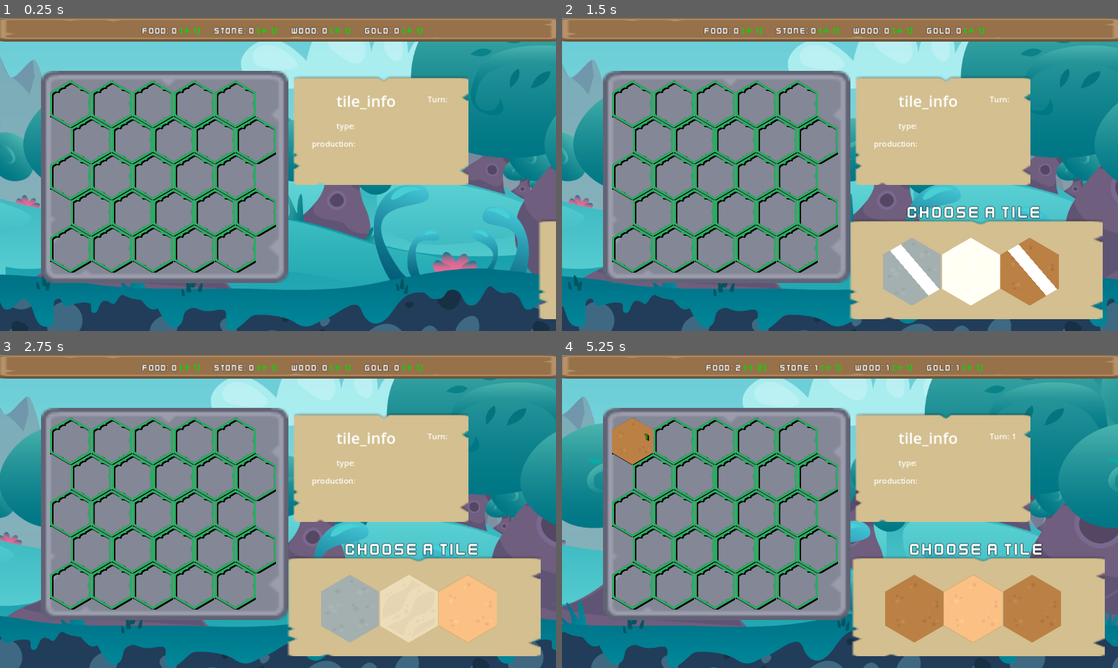
Above: before the commit, frames 1-4 (two rows, left to right).
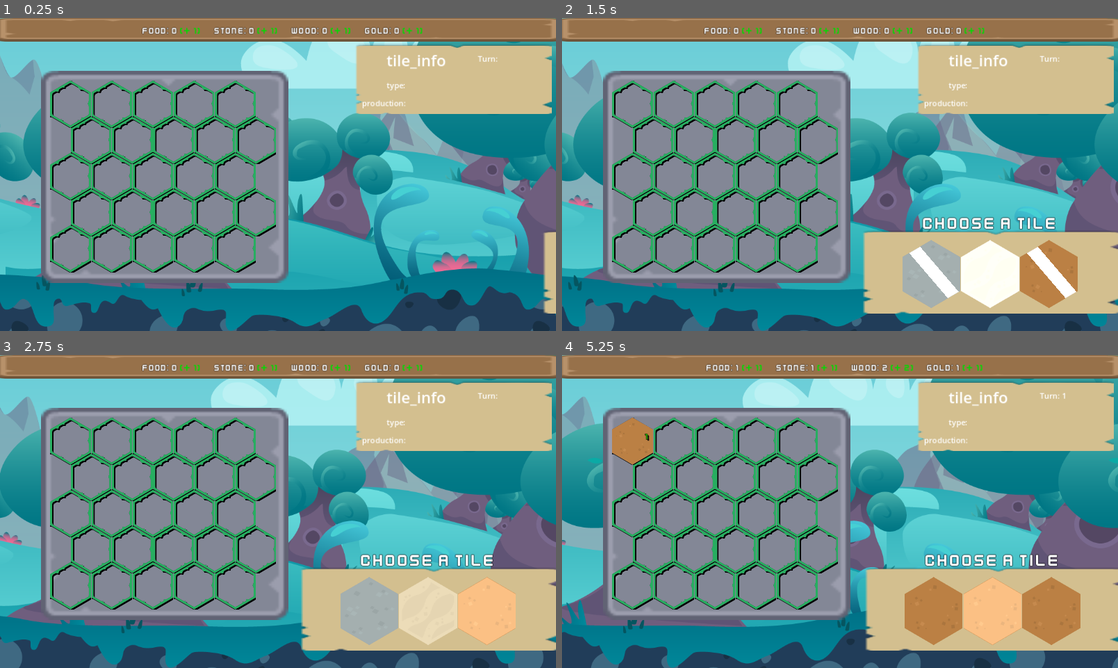
Above: after the commit, the same moments.

Repository: nicoviarnes/hex
Game: Godot game, scene res://main.tscn
Two runs of this game, one before a commit and one after it. Both use one fixed random seed, a clock stepped at 60 frames per second and the inputs below.
Inputs (mouse positions are in pixels of both pictures, inside the frame that each line leads up to):
- Up to frame 1 (0.25 s): no input
- Up to frame 2 (1.5 s): move the mouse to (1056, 271) at 0.52 s; click (1056, 271) at 0.67 s; move the mouse to (973, 271) at 1.27 s; click (973, 271) at 1.42 s
- Up to frame 3 (2.75 s): move the mouse to (467, 608) at 2.02 s; click (467, 608) at 2.17 s
- Up to frame 4 (5.25 s): move the mouse to (634, 439) at 2.77 s; click (634, 439) at 2.92 s; move the mouse to (673, 439) at 3.52 s; click (673, 439) at 3.67 s; click "End Turn" at 4.25 s; move the mouse to (967, 608) at 5.02 s; click (967, 608) at 5.17 s

The runs differ from the first frame. In frame 1, 15% of the frame differs, in the area x 52-100%, y 8-97%; in frame 2, 23%, in the area x 51-100%, y 8-97%; in frame 3, 22%; in frame 4, 23%.

Commit message:
add upgradeable hex abilities

Diff:
--- a/choice.gd
+++ b/choice.gd
@@ -1,4 +1,7 @@
 extends Sprite2D
+
+signal updateInfo(node)
+
 @onready var glow = $glow
 @onready var shine = $shine
 
--- a/hex.gd
+++ b/hex.gd
@@ -14,13 +14,31 @@
 var dirt = preload("res://assets/Tiles/Terrain/Dirt/dirt_06.png")
 var stone = preload("res://assets/Tiles/Terrain/Stone/stone_07.png")
 var sand = preload("res://assets/Tiles/Terrain/Sand/sand_07.png")
+var sand_market = preload("res://assets/Tiles/Western/western_sheriff.png")
+var sand_stone = preload("res://assets/Tiles/Terrain/Sand/sand_18.png")
+var sand_tree = preload("res://assets/Tiles/Terrain/Sand/sand_14.png")
 
 #tile type dictionary for setting tile info
 var TILE_TYPES = {
-	grass: ["grass", 1, "wood"],
-	dirt: ["dirt", 1, "food"],
-	stone: ["stone", 1, "stone"],
-	sand: ["sand", 1, "gold"],
+	grass: ["grass", 1, "food", []],
+	#grass tree upgrade 2 variety
+		#grass lumber mill
+	#grass stone upgrade 2 variety
+	#grass farm
+	#grass windmill 1 x limit
+	dirt: ["dirt", 1, "wood", []],
+	#dirt tree upgrade 2 variety
+	#dirt stone upgrade 2 variety
+		#dirt mine
+	stone: ["stone", 1, "stone", []],
+	#stone tree upgrade 2 variety
+	#stone market 1 x limit
+	sand: ["sand", 1, "gold", [sand_tree, sand_stone, sand_market]],
+	#sand tree upgrade 2 variety
+	#sand stone upgrade 2 variety
+	sand_tree: ["sand_tree", 5, "wood", []],
+	sand_stone: ["sand_stone", 5, "stone", []],
+	sand_market: ["sand_market", 25, "gold", []],
 }
 
 #terrain type of the tile
@@ -29,6 +47,8 @@
 #resource produced by the tile
 var production : int
 var resourceProduced : String
+
+var upgrades : Array
 
 #array containing neihboring hex nodes
 var neighbors : Array
@@ -86,6 +106,7 @@
 			type = tile_type[0]
 			production = tile_type[1]
 			resourceProduced = tile_type[2]
+			upgrades = tile_type[3]
 			update_self()
 			update_neighbors()
 		TurnManager.tile_placed()
--- a/main.tscn
+++ b/main.tscn
@@ -8,6 +8,7 @@
 [ext_resource type="Script" path="res://hex_info.gd" id="3_p1wmd"]
 [ext_resource type="PackedScene" uid="uid://2stkh27ubhog" path="res://ui_elements/endturn_button.tscn" id="4_5kte4"]
 [ext_resource type="Texture2D" uid="uid://c2tc5pmuko6id" path="res://assets/kenneyui/panelInset_beige.png" id="4_q3fv6"]
+[ext_resource type="PackedScene" uid="uid://dfmp6smnoek7a" path="res://ui_elements/upgrade_picker.tscn" id="7_q7qxa"]
 [ext_resource type="Texture2D" uid="uid://bc1sysbfqjl1" path="res://assets/kenneyui/panel_blue.png" id="8_1h5j0"]
 
 [node name="Main" type="Node2D"]
@@ -38,17 +39,17 @@
 alignment = 1
 
 [node name="TextureRect2" type="TextureRect" parent="."]
-offset_left = 605.0
-offset_top = 119.0
-offset_right = 970.0
-offset_bottom = 346.0
+offset_left = 734.0
+offset_top = 54.0
+offset_right = 1143.0
+offset_bottom = 199.0
 texture = ExtResource("4_q3fv6")
 
 [node name="Info" type="Label" parent="."]
-offset_left = 697.0
-offset_top = 148.0
-offset_right = 821.0
-offset_bottom = 196.0
+offset_left = 801.0
+offset_top = 64.0
+offset_right = 925.0
+offset_bottom = 112.0
 theme_override_font_sizes/font_size = 32
 text = "tile_info"
 horizontal_alignment = 1
@@ -79,10 +80,16 @@
 text = "Turn: "
 
 [node name="TilePicker" parent="." instance=ExtResource("3_e5cay")]
-offset_left = 1186.0
-offset_top = 416.0
-offset_right = 1714.0
-offset_bottom = 624.0
+offset_left = 1194.0
+offset_top = 439.0
+offset_right = 1729.0
+offset_bottom = 612.0
+
+[node name="UpgradePicker" parent="." instance=ExtResource("7_q7qxa")]
+offset_left = 1194.0
+offset_top = 236.0
+offset_right = 1729.0
+offset_bottom = 409.0
 
 [node name="EndturnButton" parent="." instance=ExtResource("4_5kte4")]
 visible = false
@@ -108,5 +115,7 @@
 scale = Vector2(0.7, 0.7)
 
 [connection signal="makeNewHand" from="TilePicker" to="EndturnButton" method="_on_tile_picker_make_new_hand"]
+[connection signal="hideUpgrades" from="UpgradePicker" to="EndturnButton" method="_on_upgrade_picker_hide_upgrades"]
+[connection signal="showUpgrades" from="UpgradePicker" to="EndturnButton" method="_on_upgrade_picker_show_upgrades"]
 [connection signal="pressed" from="EndturnButton" to="TilePicker" method="_on_endturn_button_pressed"]
 [connection signal="updateTurn" from="EndturnButton" to="Info" method="_on_endturn_button_update_turn"]
--- a/map.gd
+++ b/map.gd
@@ -2,6 +2,7 @@
 
 @onready var hex = preload("res://hex.tscn")
 @onready var info = get_parent().get_node("Info")
+@onready var upgradePicker = get_parent().get_node("UpgradePicker")
 
 func _ready():
 	# Initialize variables
@@ -29,6 +30,7 @@
 			#var hex_tile = sprite.get_node("HexTile")
 			#print(info.update_info())
 			sprite.selected.connect(info.update_info)
+			sprite.selected.connect(upgradePicker.update_upgrades)
 			TurnManager.turnEnded.connect(sprite.resource_gained_popup)
 			sprite.position = current_position + Vector2(x_offset, 0)
 			add_child(sprite)
--- a/ui_elements/endturn_button.gd
+++ b/ui_elements/endturn_button.gd
@@ -9,5 +9,16 @@
 	emit_signal("updateTurn")
 
 
+
+
+
 func _on_tile_picker_make_new_hand():
 	visible = true
+
+
+func _on_upgrade_picker_show_upgrades():
+	visible = false
+
+
+func _on_upgrade_picker_hide_upgrades():
+	visible = true
--- a/ui_elements/tile_picker.gd
+++ b/ui_elements/tile_picker.gd
@@ -9,11 +9,11 @@
 
 func show_hand():
 	var tween = get_tree().create_tween()
-	tween.tween_property(self, "position", Vector2(592, 416), 1).set_trans(Tween.TRANS_QUAD).set_ease(Tween.EASE_IN_OUT)
+	tween.tween_property(self, "position", Vector2(620, 439), 1).set_trans(Tween.TRANS_QUAD).set_ease(Tween.EASE_IN_OUT)
 
 func hide_hand():
 	var tween = get_tree().create_tween()
-	tween.tween_property(self, "position", Vector2(1186, 416), 1).set_trans(Tween.TRANS_QUAD).set_ease(Tween.EASE_IN_OUT)
+	tween.tween_property(self, "position", Vector2(1194, 439), 1).set_trans(Tween.TRANS_QUAD).set_ease(Tween.EASE_IN_OUT)
 
 	tween.tween_callback(make_new_hand)
 
--- a/ui_elements/tile_picker.tscn
+++ b/ui_elements/tile_picker.tscn
@@ -33,6 +33,6 @@
 vertical_alignment = 1
 
 [node name="RandomHexes" parent="." instance=ExtResource("2_rgg5g")]
-position = Vector2(133, 109)
+position = Vector2(145, 91)
 
 [connection signal="makeNewHand" from="." to="RandomHexes" method="_on_tile_picker_make_new_hand"]
--- /dev/null
+++ b/ui_elements/upgrade.gd
@@ -0,0 +1,8 @@
+extends TextureRect
+
+@export var tile_texture : CompressedTexture2D
+
+
+# Called when the node enters the scene tree for the first time.
+func _ready():
+	texture = tile_texture
--- /dev/null
+++ b/ui_elements/upgrade.tscn
@@ -0,0 +1,8 @@
+[gd_scene load_steps=2 format=3 uid="uid://bvt45sd85vudu"]
+
+[ext_resource type="Script" path="res://ui_elements/upgrade.gd" id="1_cr7sa"]
+
+[node name="Upgrade" type="TextureRect" groups=["upgrade"]]
+offset_right = 40.0
+offset_bottom = 40.0
+script = ExtResource("1_cr7sa")
--- /dev/null
+++ b/ui_elements/upgrade_picker.gd
@@ -0,0 +1,45 @@
+extends TextureRect
+
+signal showUpgrades
+signal hideUpgrades
+
+
+var upgrade_icons = preload("res://ui_elements/upgrade.tscn")
+
+
+func show_upgrades():
+	emit_signal("showUpgrades")
+	var tween = get_tree().create_tween()
+	tween.tween_property(self, "position", Vector2(620, 236), 1).set_trans(Tween.TRANS_QUAD).set_ease(Tween.EASE_IN_OUT)
+
+
+func hide_upgrades():
+	var tween = get_tree().create_tween()
+	tween.tween_property(self, "position", Vector2(1194, 236), 1).set_trans(Tween.TRANS_QUAD).set_ease(Tween.EASE_IN_OUT)
+
+	tween.tween_callback(hide_after_tween)
+
+
+
+func update_upgrades(node):
+	var x_offset = 0
+	for child in get_children():
+		if child.is_in_group("upgrade"):
+			child.queue_free()
+	for upgrade in node.upgrades:
+		var new_upgrade = upgrade_icons.instantiate()
+		new_upgrade.tile_texture = upgrade
+		new_upgrade.position.x = x_offset
+		new_upgrade.position.y = 0
+		x_offset += 122
+		add_child(new_upgrade)
+	show_upgrades()
+
+
+
+func _on_backbutton_pressed():
+	hide_upgrades()
+
+
+func hide_after_tween():
+	emit_signal("hideUpgrades")
--- /dev/null
+++ b/ui_elements/upgrade_picker.tscn
@@ -0,0 +1,61 @@
+[gd_scene load_steps=6 format=3 uid="uid://dfmp6smnoek7a"]
+
+[ext_resource type="Texture2D" uid="uid://bdnpnhseg6s8l" path="res://assets/kenneyui/panel_beige.png" id="1_aax7j"]
+[ext_resource type="FontFile" uid="uid://qtuekc33gx5u" path="res://assets/Font/kenvector_future_thin.ttf" id="2_crdhv"]
+[ext_resource type="Script" path="res://ui_elements/upgrade_picker.gd" id="2_o4gv6"]
+[ext_resource type="Texture2D" uid="uid://pxhi5xo6him4" path="res://assets/kenneyui/buttonSquare_blue.png" id="4_ip38i"]
+[ext_resource type="Texture2D" uid="uid://ddftx3v1mboom" path="res://assets/kenneyui/buttonSquare_blue_pressed.png" id="5_6gwaq"]
+
+[node name="UpgradePicker" type="TextureRect"]
+offset_right = 528.0
+offset_bottom = 208.0
+mouse_filter = 2
+texture = ExtResource("1_aax7j")
+script = ExtResource("2_o4gv6")
+
+[node name="Label" type="Label" parent="."]
+layout_mode = 1
+anchors_preset = 5
+anchor_left = 0.5
+anchor_right = 0.5
+offset_left = -138.0
+offset_top = -35.0
+offset_right = 138.0
+offset_bottom = 9.0
+grow_horizontal = 2
+theme_override_colors/font_outline_color = Color(0, 0, 0, 1)
+theme_override_constants/outline_size = 3
+theme_override_fonts/font = ExtResource("2_crdhv")
+theme_override_font_sizes/font_size = 36
+text = "upgrades"
+horizontal_alignment = 1
+vertical_alignment = 1
+
+[node name="Backbutton" type="TextureButton" parent="."]
+layout_mode = 1
+anchors_preset = 1
+anchor_left = 1.0
+anchor_right = 1.0
+offset_left = -68.0
+offset_top = -33.0
+offset_right = -8.0
+offset_bottom = 16.0
+grow_horizontal = 0
+texture_normal = ExtResource("4_ip38i")
+texture_pressed = ExtResource("5_6gwaq")
+stretch_mode = 0
+
+[node name="Label" type="Label" parent="Backbutton"]
+layout_mode = 0
+offset_left = 4.0
+offset_top = 4.0
+offset_right = 56.0
+offset_bottom = 41.0
+theme_override_colors/font_outline_color = Color(0, 0, 0, 1)
+theme_override_constants/outline_size = 2
+theme_override_fonts/font = ExtResource("2_crdhv")
+text = "Back"
+horizontal_alignment = 1
+vertical_alignment = 1
+
+[connection signal="pressed" from="Backbutton" to="." method="_on_backbutton_pressed"]
Not shown: 1 places in main.tscn that only renumber resources
